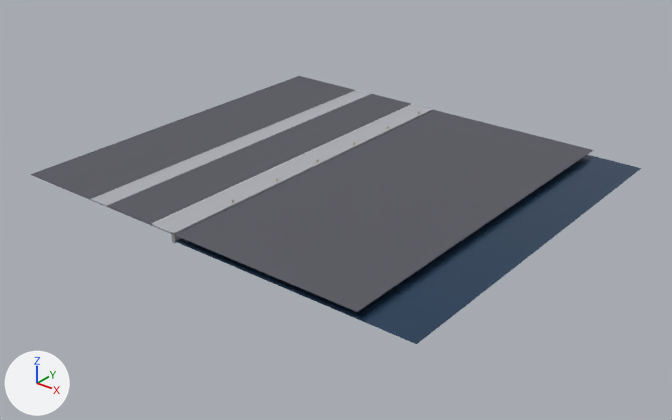
The glTF model public/models/harborwest/bt-hw-ground.glb as it was, and as the next commit left it.
The view is the same before and after, from a 50 mm lens placed at (120.2, -132.7, 72.8), pointed at (16.6, -3.2, -7.5). Arrows for +X, +Y and +Z are at lower left; the lights stay in place. The older version comes first.

In view in the first picture: 'bt-hw-ground_apron', 'bt-hw-ground_asphalt', 'bt-hw-ground_base', 'bt-hw-ground_wallcap', 'bt-hw-ground_water', 'bt-hw-ground_westpad' and 2 more.
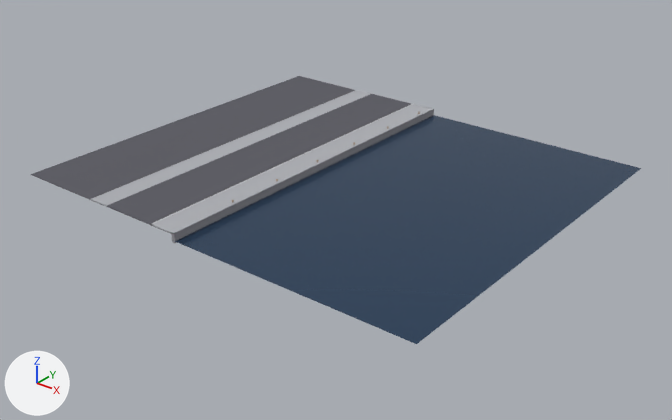
Commit message: Round-3 QA: harbor ground model

Boxes [x1, y1, x2, y2] around the edits, measured in the pictures (672 x 420 px):
'bt-hw-ground_base', moved, rescaled: before [31, 76, 593, 312]; after [31, 76, 355, 234]
'bt-hw-ground_water', unchanged, uncovered by the edit: before [175, 155, 641, 344]; after [175, 115, 641, 344]
'bt-hw-ground_quaywall', unchanged, uncovered by the edit: [171, 109, 434, 243] in both

Patch to the scene script:
```diff
--- a/public/models/harborwest/bt-hw-ground.glb.py
+++ b/public/models/harborwest/bt-hw-ground.glb.py
@@ ob_bt_hw_ground_base @@
 ob_bt_hw_ground_base = bpy.data.objects.new('bt-hw-ground_base', me_cube_005)
-ob_bt_hw_ground_base.location = (10.0, 0.0, -0.1)
+ob_bt_hw_ground_base.location = (-10.0, 0.0, -0.1)
+ob_bt_hw_ground_base.scale = (0.5, 1.0, 1.0)
```
